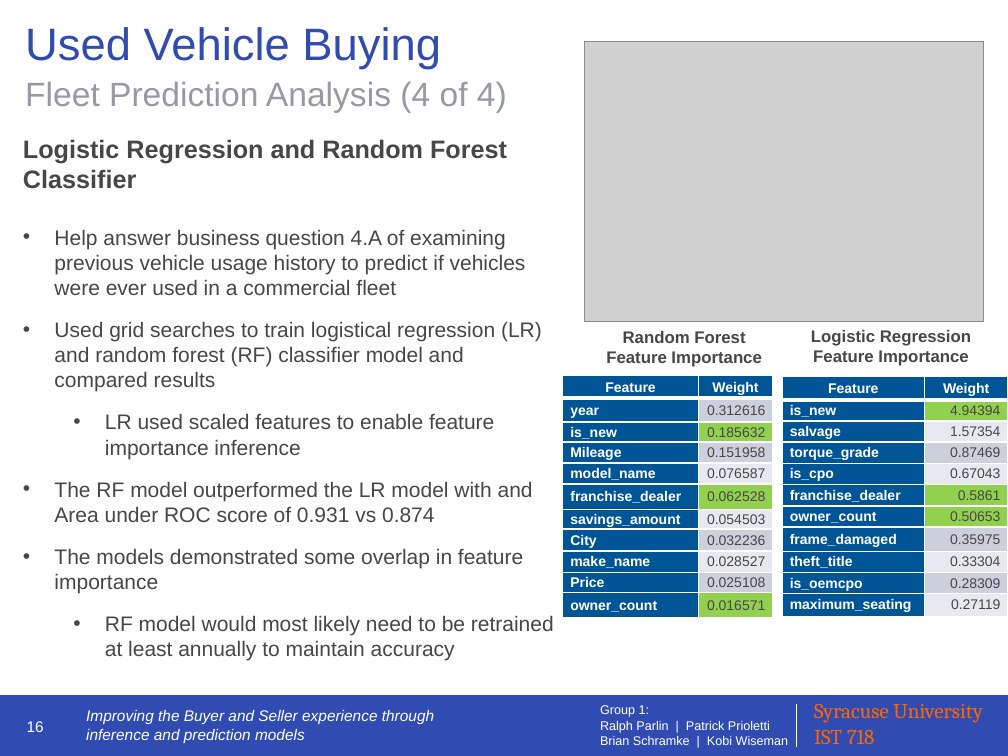
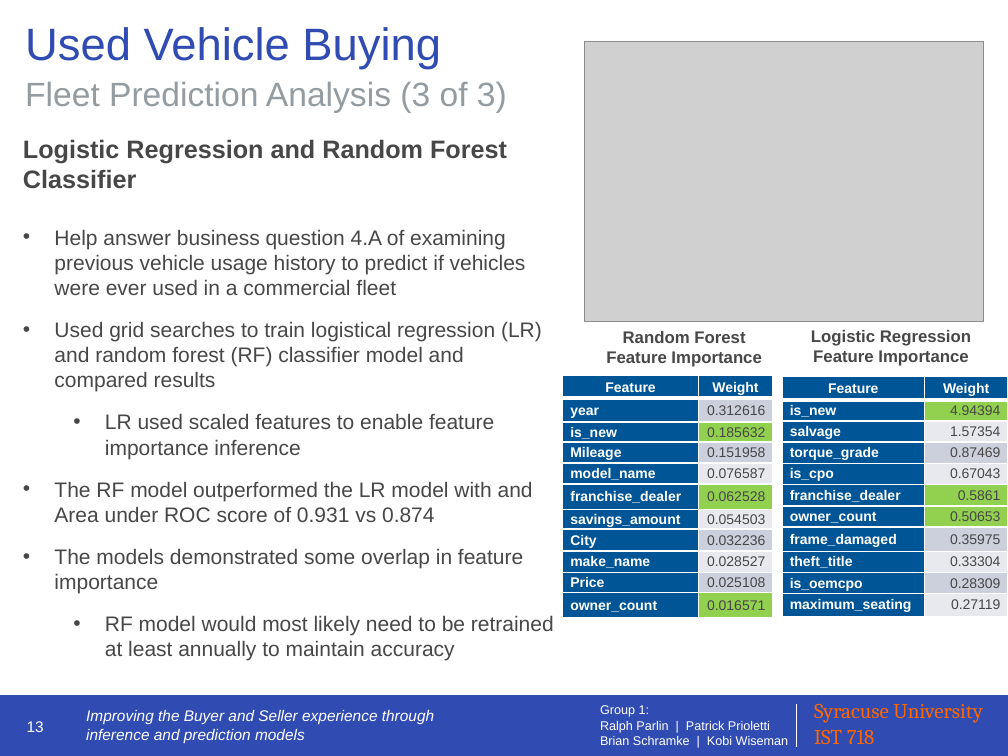
Before and after one commit to IST-718-Fall-2020/project_presentation-group1, a slide deck: slide 13 of group1_presentation_slides.pptx (slide 16 before the commit). Drawn at 1008x756 pixels with LibreOffice and Linux fonts; fonts in the diff are those of the drawing; grey boxes stand for pictures. Boxes give left, top, right and bottom in pixels: in the first picture for what was removed or moved away, otherwise in the second. Text is boxed around its words. In the diff, an @@ line names an element or a change of style, - is before the commit and + after.

```diff
--- a/group1_presentation_slides.pptx
+++ b/group1_presentation_slides.pptx
@@ text at (x1=25, y1=82, x2=507, y2=113): text changed @@
-Fleet Prediction Analysis (4 of 4)
+Fleet Prediction Analysis (3 of 3)
@@ page number at (x1=27, y1=721, x2=44, y2=732): text changed @@
-16
+13
```
Also in this commit, not shown: 13 other slides changed, 1 slide added, 4 slides removed.
